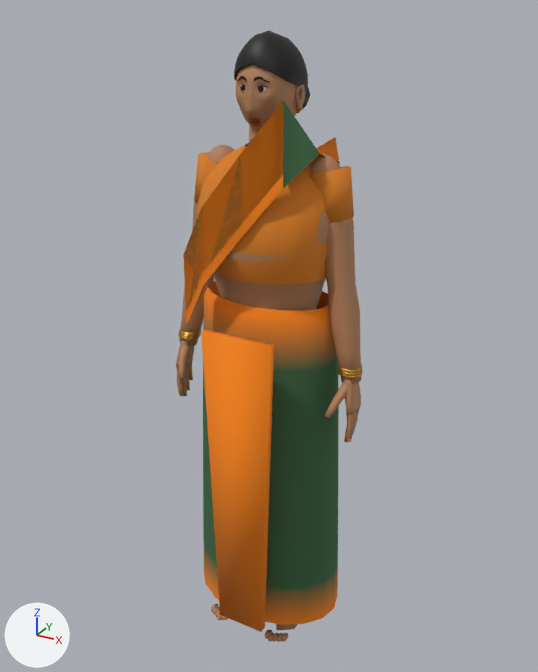
The Blender file blender/source/CHR_Villager_C.blend: old version first, new version second.
Both versions are drawn from a camera (50 mm lens) standing at (0.833, -1.52, 1.616) and looking at (-0.009, 0.011, 0.85). Lighting does not change. The marker at lower left points along +X, +Y and +Z. The older version comes first.

Objects in the first picture: 'CHR_Villager_C_Mesh'.
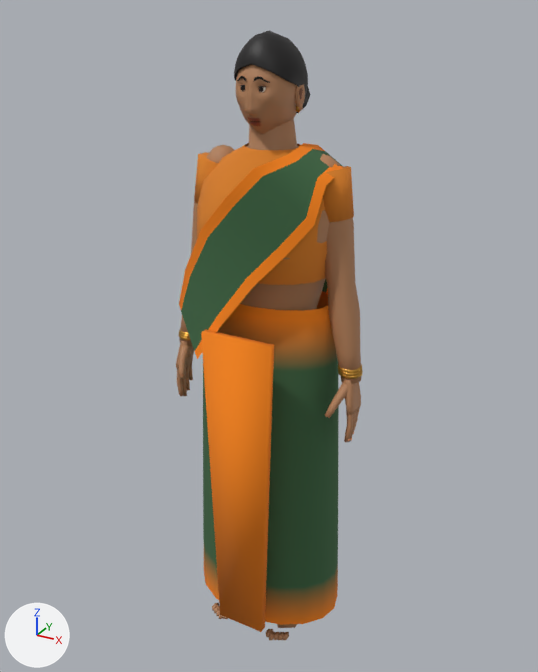
Location of each change, (x1, y1, x2, y2) in pixels of the pictures (538 x 672 px; the box of a moved part takes in the faces that stretch with it):
'CHR_Villager_C_Mesh', reshaped
    before: (176, 31, 363, 642)
    after: (176, 31, 363, 640)
part 1 of me_chr_villager_c_mesh, added (orange)
    after: (306, 164, 341, 225)
part 2 of me_chr_villager_c_mesh, added (orange)
    after: (254, 143, 312, 176)
part 3 of me_chr_villager_c_mesh, added
    after: (179, 143, 325, 310)
part 4 of me_chr_villager_c_mesh, moved or reshaped
    before: (183, 84, 340, 326)
    after: (181, 83, 343, 359)
part 5 of me_chr_villager_c_mesh, moved or reshaped
    before: (211, 604, 298, 642)
    after: (212, 603, 297, 640)

The change, as a list of edits to the scene's bpy script:
```text
Change me_chr_villager_c_mesh:
    used by ob_chr_villager_c_mesh; location = (0.0, 0.0, 0.0)
    remove me_chr_villager_c_mesh.from_pydata(...)  # 4847 vertices, 5009 faces; spans x -0.26..0.26, y -0.2..0.15, z -0.01..1.57
    add me_chr_villager_c_mesh.from_pydata(...)  # 4937 vertices, 5051 faces; spans x -0.26..0.26, y -0.2..0.16, z -0.01..1.57
    me_chr_villager_c_mesh part 1: a new loose piece of 24 vertices spanning x -0.11..0.18, y -0.19..0.12, z 0.77..1.3, in mat_mat_cloth_a
    me_chr_villager_c_mesh part 2: a new loose piece of 24 vertices spanning x -0.21..0.11, y -0.17..0.16, z 0.8..1.34, in mat_mat_cloth_a
    me_chr_villager_c_mesh part 3: a new loose piece of 24 vertices spanning x -0.21..0.11, y -0.17..0.16, z 0.8..1.34, in mat_mat_cloth_a
    me_chr_villager_c_mesh part 4: 81 vertices moved from x -0.15..0.14, y -0.17..0.15, z 0.77..1.47 to x -0.2..0.16, y -0.19..0.15, z 0.77..1.47; 45 vertices removed from x -0.15..0.1, y -0.17..0.14, z 0.77..1.47; 63 vertices added at x -0.2..0.18, y -0.19..0.12, z 0.77..1.47
    me_chr_villager_c_mesh part 5: 24 vertices moved from x -0.12..0.12, y -0.15..0.04, z 0.01..0.04 to x -0.12..0.12, y -0.15..0.03, z 0.01..0.04; 13 vertices removed from x -0.11..0.11, y -0.16..-0.13, z 0.01..0.02; 13 vertices added at x -0.12..0.12, y -0.15..-0.11, z 0.01..0.02
```
